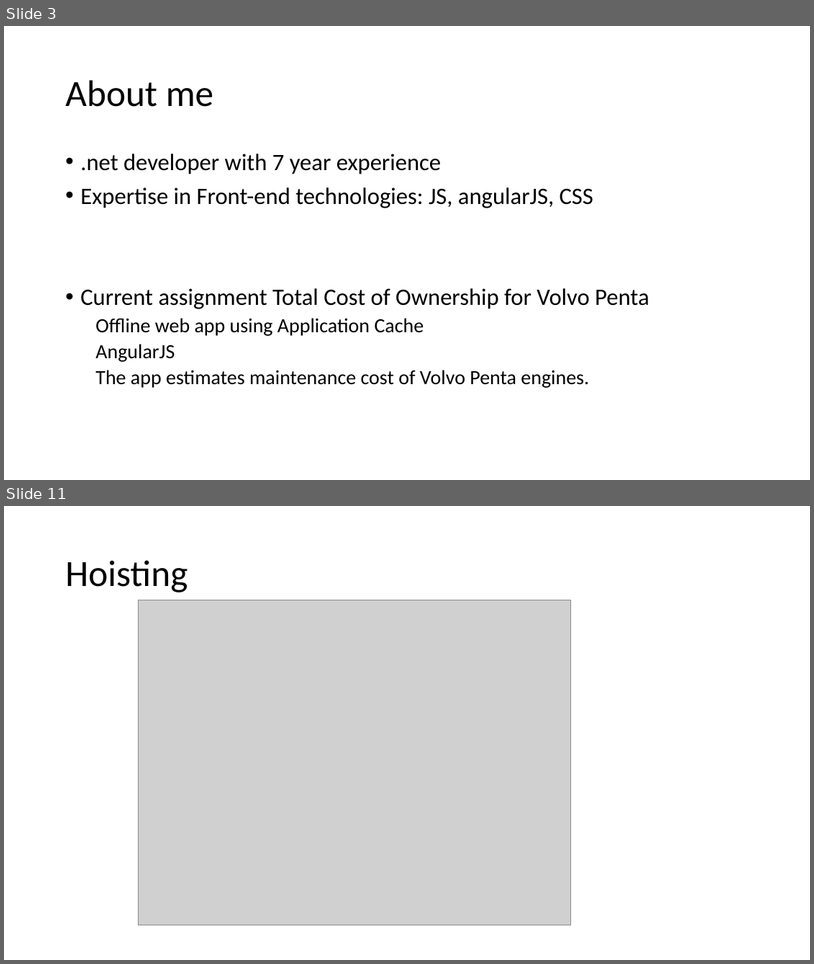
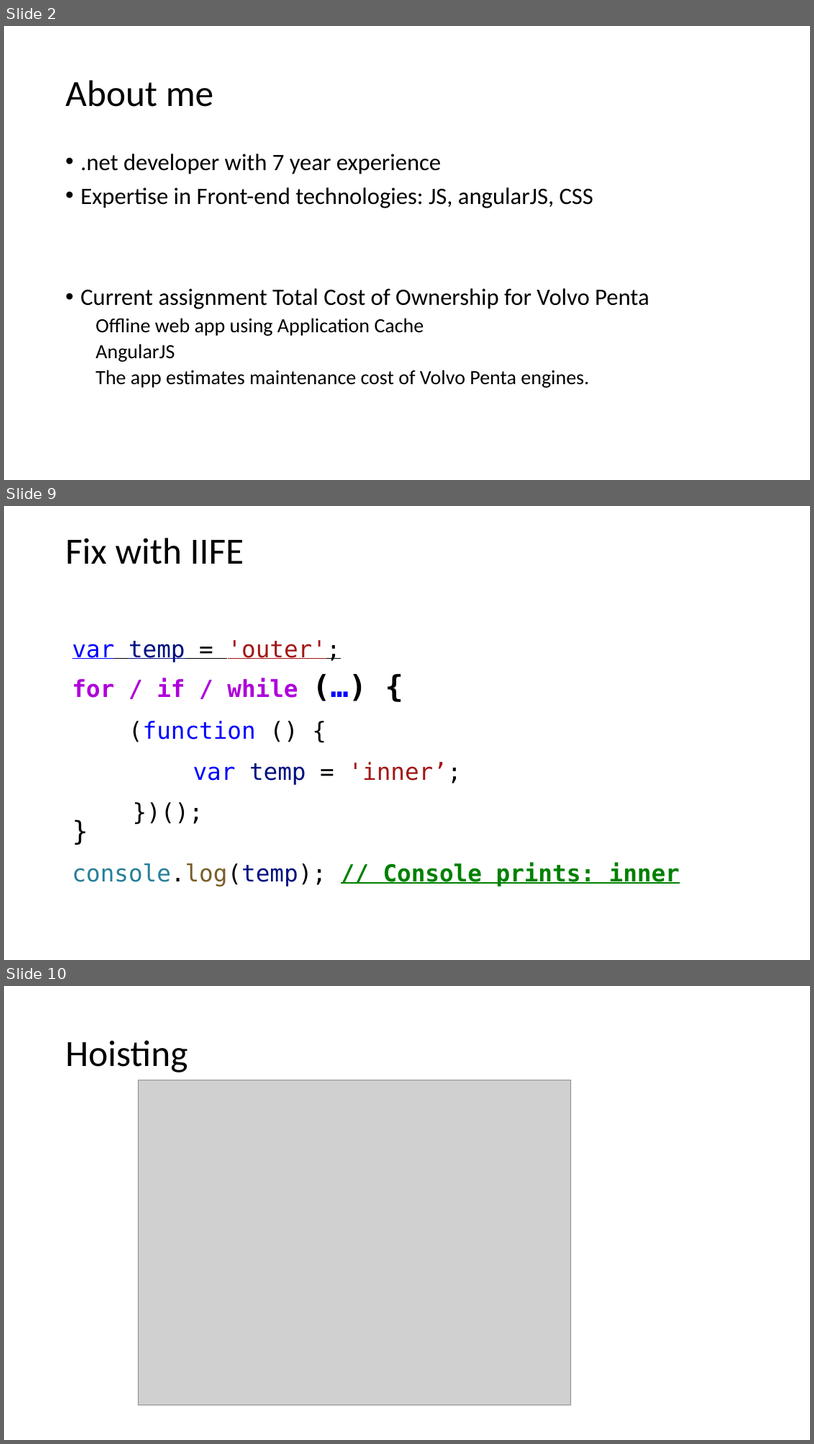
Before and after one commit to dankrz/JsTraining, a slide deck: JsTraining-presentation/JS Training.pptx. Shown one above the other, each under a label of ours: slides 3 and 11 before the commit, slides 2, 9 and 10 after it; the slides between them are not shown. The pictures are 814x964 and 814x1444 pixels, drawn with LibreOffice and Linux fonts; fonts in the diff are those of the drawing; grey boxes stand for pictures. Boxes give left, top, right and bottom in pixels: in the first picture for what was removed or moved away, otherwise in the second. Text is boxed around its words. In the diff, an @@ line names an element or a change of style, - is before the commit and + after.

```diff
--- a/JsTraining-presentation/JS Training.pptx
+++ b/JsTraining-presentation/JS Training.pptx
@@ slide 9 added at <box>4,506,810,960</box>, background #FFFFFF @@
@@ title added at <box>65,538,244,564</box>, 44 pt, text #000000 @@
+Fix with IIFE
@@ text added at <box>72,640,680,886</box>, 28 pt, text #000000 @@
+var temp = 'outer';
+for / if / while (…) {
+(function () {
+var temp = 'inner’;
+})();
+}
+console.log(temp); // Console prints: inner
@@ what was slide 3 is now slide 2 @@
@@ what was slide 11 is now slide 10 @@
```
Also in this commit, not shown: 7 slides changed, 3 other slides added, 2 slides removed, 6 other files.
